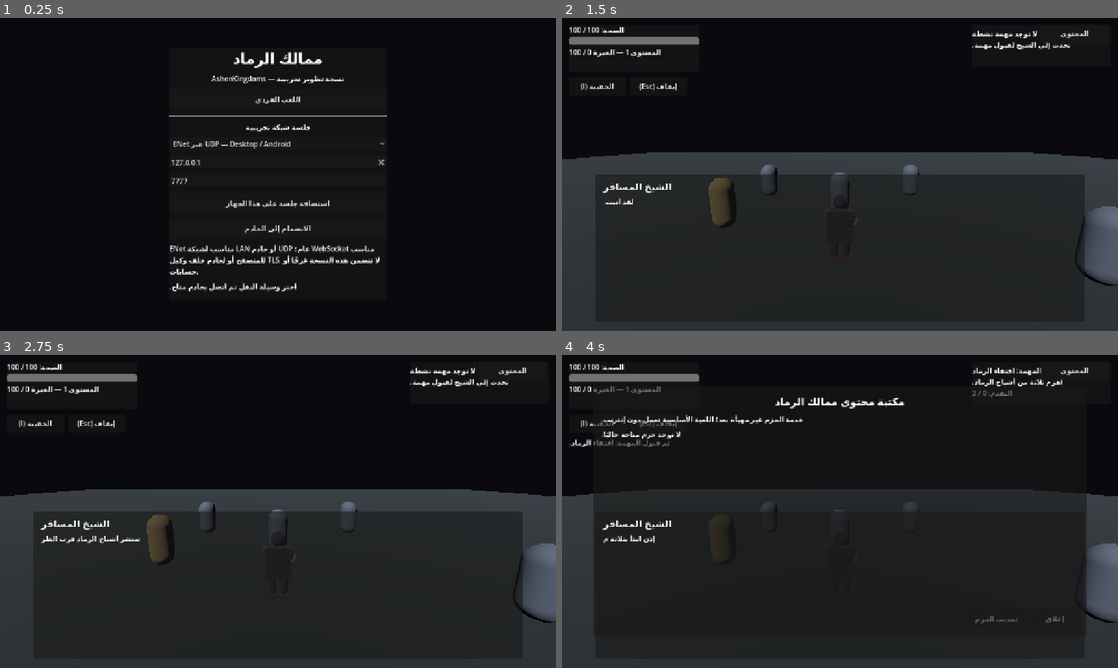
Above: before the commit, frames 1-4 (two rows, left to right).
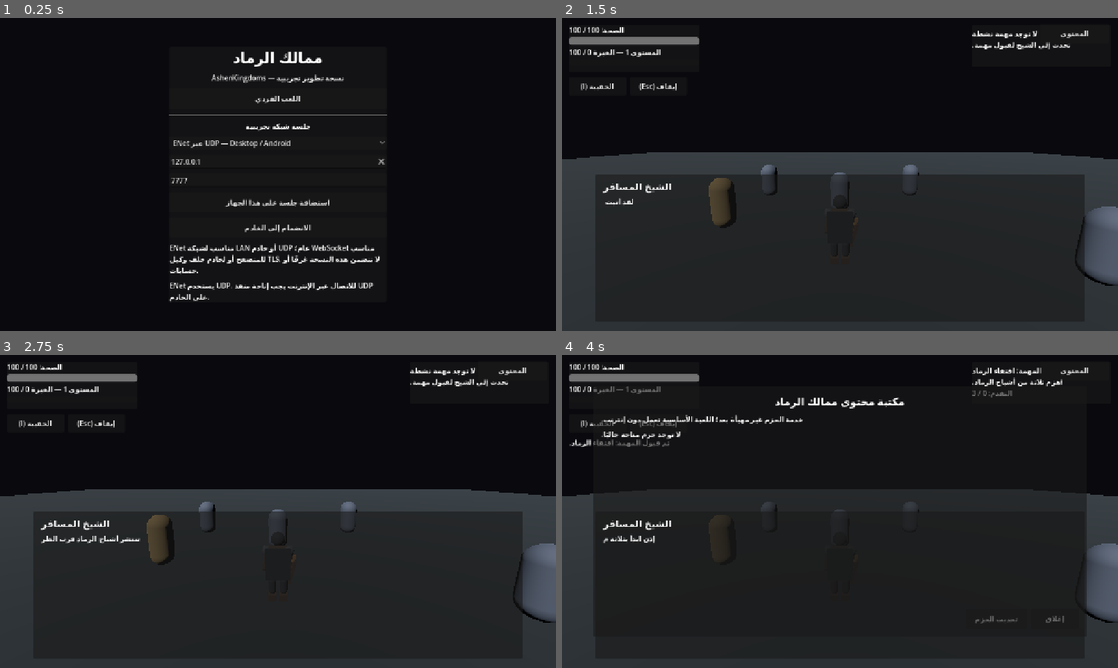
Above: after the commit, the same moments.

Repository: areagleegy/AshenKingdoms
Game: Godot game, scene res://scenes/ui/MainMenu.tscn
Same seed, same stepped clock (60 frames per second), same inputs: the game is played once before the commit and once after it.
Inputs (mouse positions are in pixels of both pictures, inside the frame that each line leads up to):
- Up to frame 1 (0.25 s): no input
- Up to frame 2 (1.5 s): click "اللعب الفردي" at 0.5 s; tap Enter (ui_accept) at 1.25 s; move the mouse to (867, 174) at 1.27 s; press the mouse at (867, 174) at 1.28 s; hold W (move_forward) from 1.28 s (still down)
- Up to frame 3 (2.75 s): tap Space (jump) at 1.52 s; release W (move_forward) at 2 s; release the mouse at (305, 511) at 2 s; click "متابعة" at 2 s
- Up to frame 4 (4 s): click "المحتوى" at 2.75 s; click "1. نعم، سأساعدك." at 3.5 s

The runs differ from the first frame. In frame 1, 2.9% of the frame differs, in the area x 30-70%, y 10-91%; in frame 2, less than 0.1%; in frame 3, less than 0.1%; in frame 4, less than 0.1%.

Commit message:
Initialize transport-specific connection hints

Diff:
--- a/scripts/ui/main_menu.gd
+++ b/scripts/ui/main_menu.gd
@@ -127,6 +127,7 @@
 	_status_label.autowrap_mode = TextServer.AUTOWRAP_WORD_SMART
 	_status_label.custom_minimum_size = Vector2(0.0, 44.0)
 	layout.add_child(_status_label)
+	_on_transport_selected(_transport_option.get_selected_id())
 
 
 func _start_solo() -> void:
